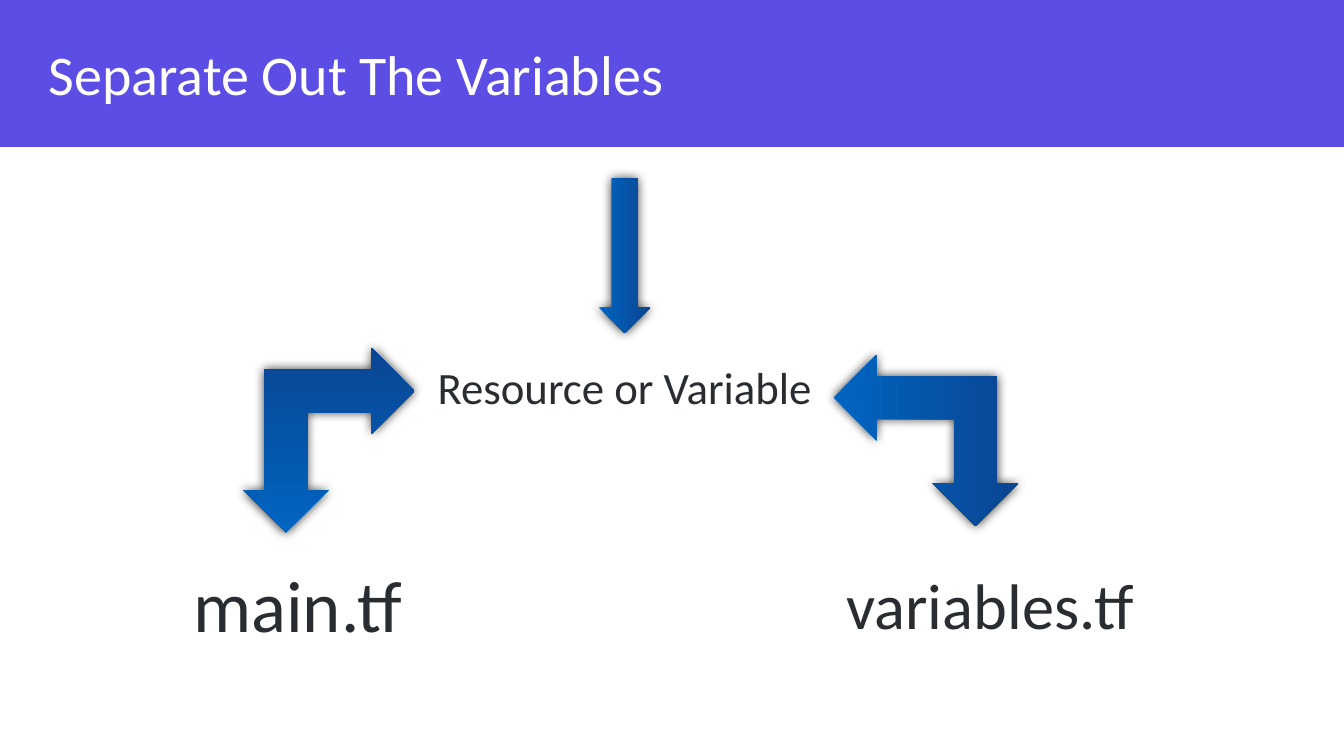
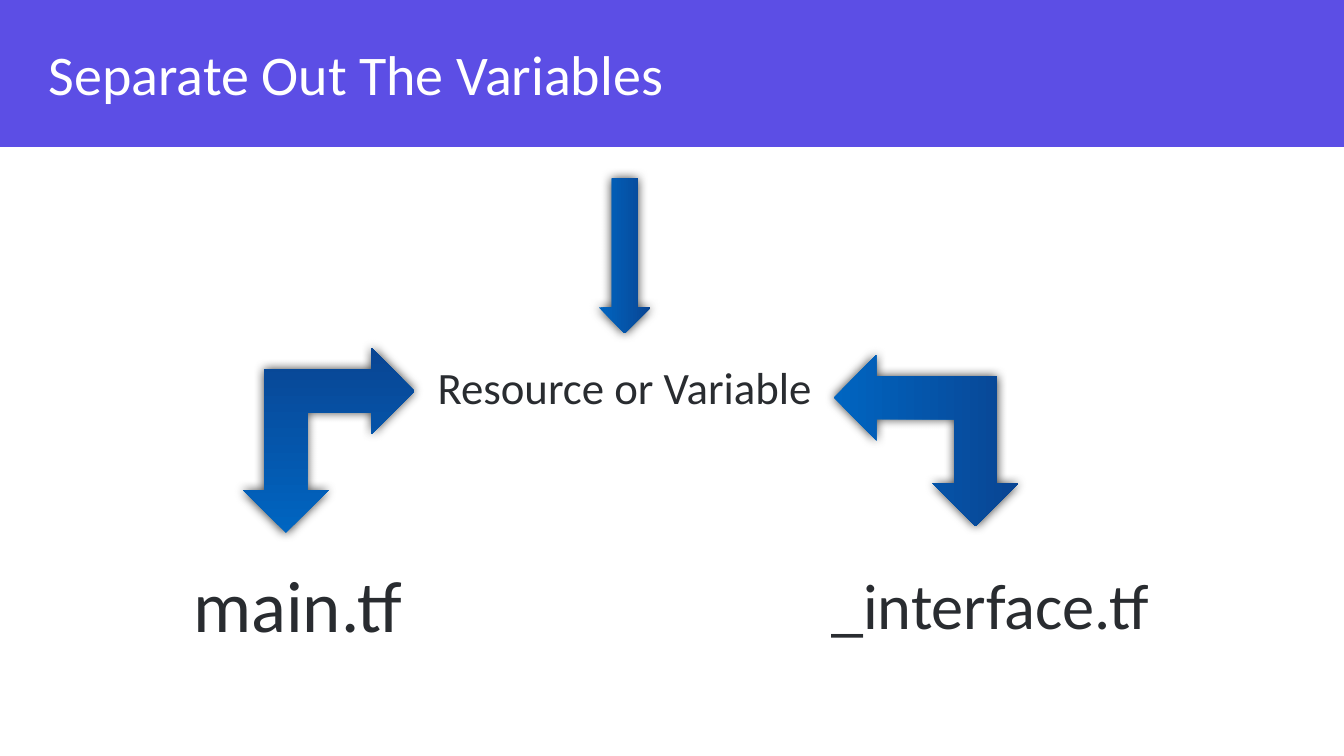
Before and after one commit to grove-mountain/azure-workshop-training, a slide deck: slide 39 of Slides/Azure and Terraform Workshop - Chapter 2.pptx. Drawn at 1344x756 pixels with LibreOffice and Linux fonts; fonts in the diff are those of the drawing; background and template pictures are left out. Boxes give left, top, right and bottom in pixels: in the first picture for what was removed or moved away, otherwise in the second. Text is boxed around its words. In the diff, an @@ line names an element or a change of style, - is before the commit and + after.

```diff
--- a/Slides/Azure and Terraform Workshop - Chapter 2.pptx
+++ b/Slides/Azure and Terraform Workshop - Chapter 2.pptx
@@ text at box(831, 584, 1149, 638): text changed @@
-variables.tf
+_interface.tf
```
Also in this commit, not shown: 7 other slides changed, 10 slides removed, 7 other files.
